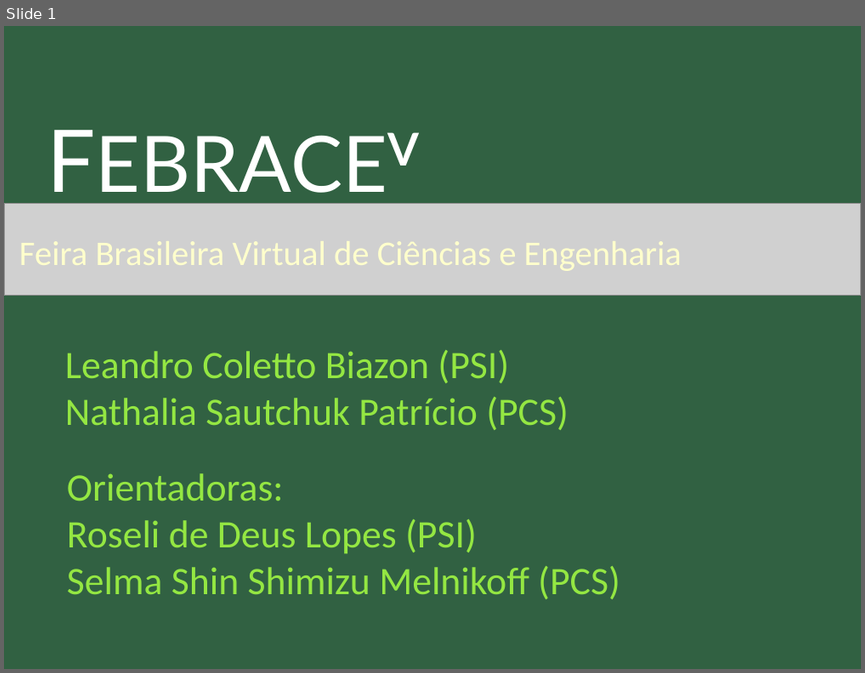
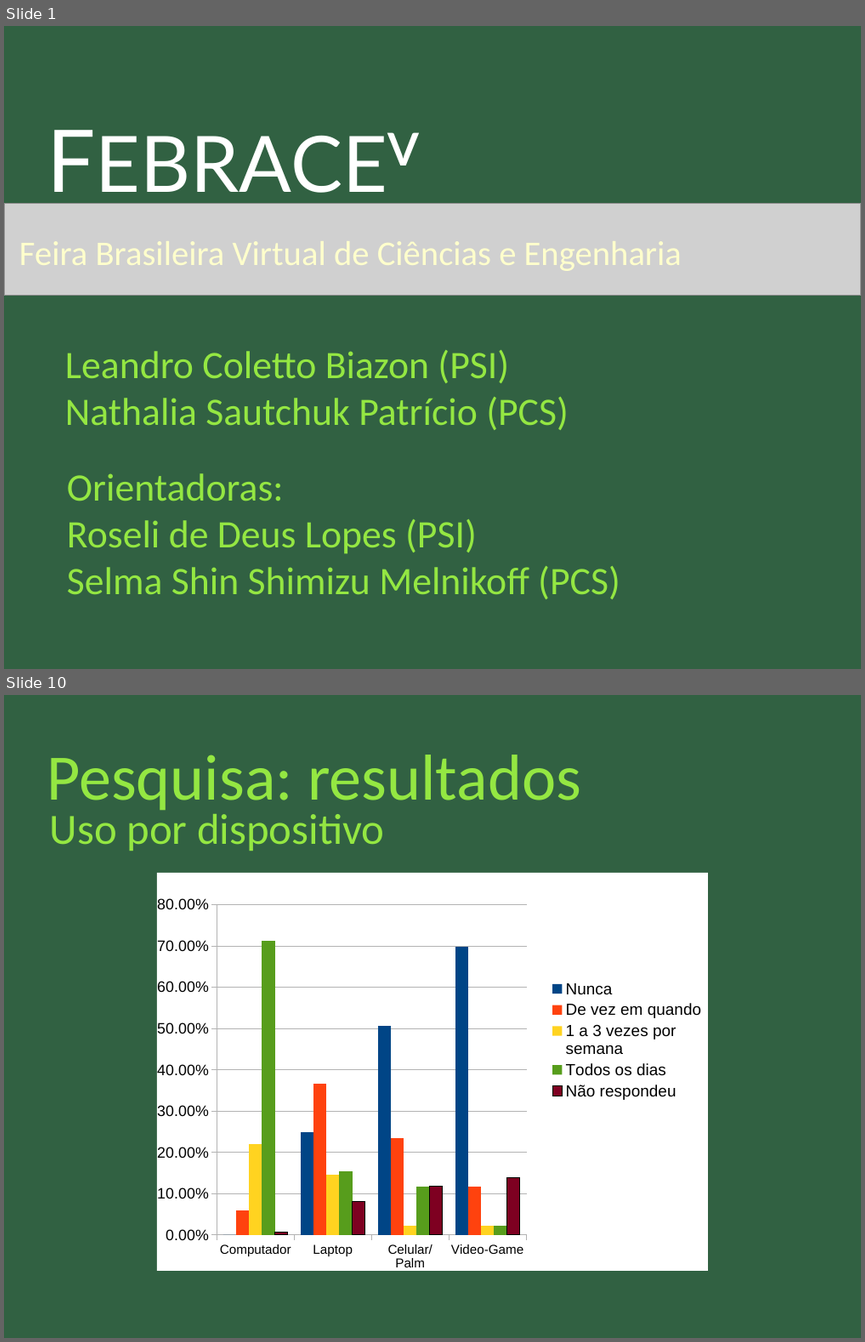
Before and after one commit to nathaliaspatricio/febracev, a slide deck: doc/atividades_psi/apresentacao_psi.odp. Shown one above the other, each under a label of ours: slide 1 before the commit, slides 1 and 10 after it; the slides between them are not shown. The pictures are 865x673 and 865x1342 pixels, drawn with LibreOffice and Linux fonts; fonts in the diff are those of the drawing; grey boxes stand for pictures. Boxes give left, top, right and bottom in pixels: in the first picture for what was removed or moved away, otherwise in the second. Text is boxed around its words. In the diff, an @@ line names an element or a change of style, - is before the commit and + after.

```diff
--- a/doc/atividades_psi/apresentacao_psi.odp
+++ b/doc/atividades_psi/apresentacao_psi.odp
@@ slide 10 added at [4,695,861,1338], background #316142 @@
@@ title added at [46,755,581,815], 60 pt, text #94E742 @@
+Pesquisa: resultados
@@ title added at [50,809,384,851], 40 pt, text #94E742 @@
+Uso por dispositivo
@@ column chart added at [157,873,709,1270] @@
+categories: Computador, Laptop, Celular/Palm, Video-Game
+Nunca: 0, 0.25, 0.51, 0.7
+De vez em quando: 0.06, 0.37, 0.24, 0.12
+1 a 3 vezes por semana: 0.22, 0.15, 0.02, 0.02
+Todos os dias: 0.71, 0.15, 0.12, 0.02
+Não respondeu: 0.01, 0.08, 0.12, 0.14
```
Also in this commit, not shown: 6 slides changed, 27 other slides added, 2 slides removed, 6 other files.
